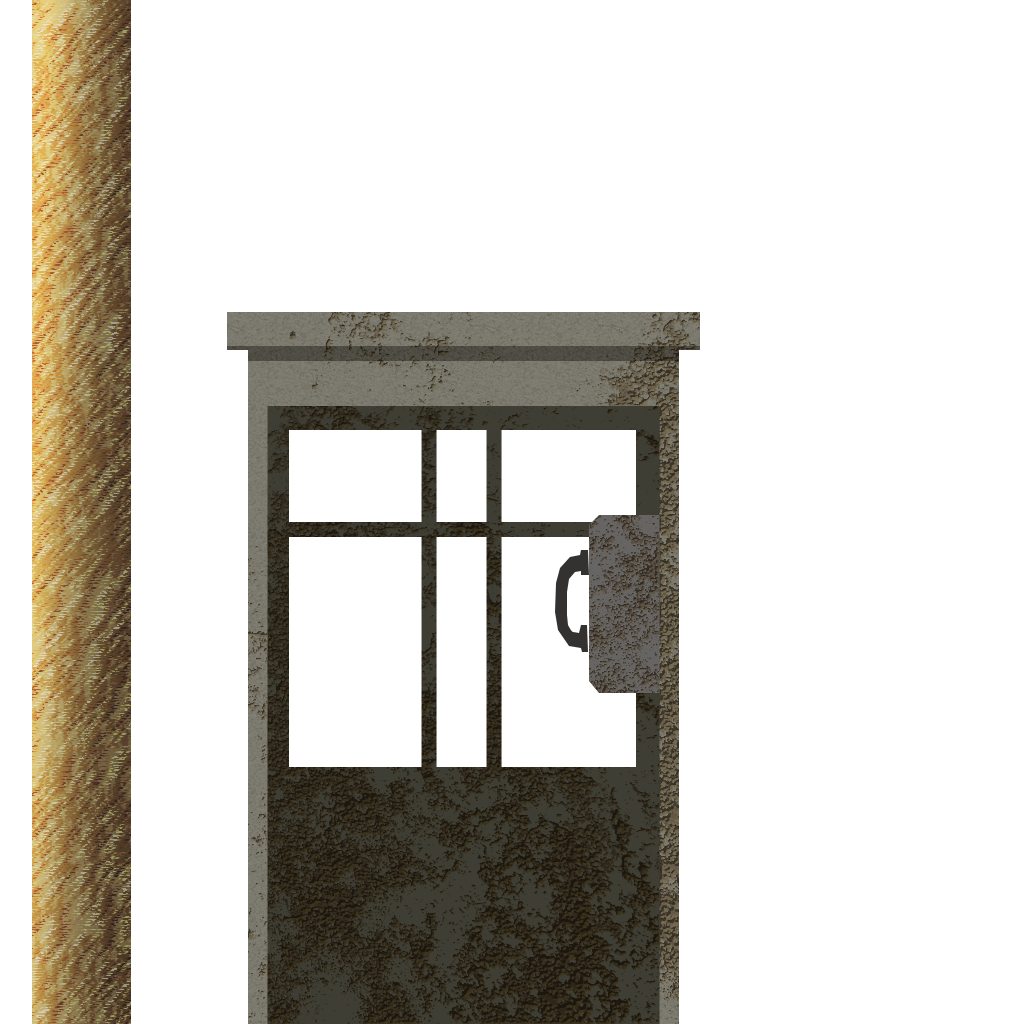
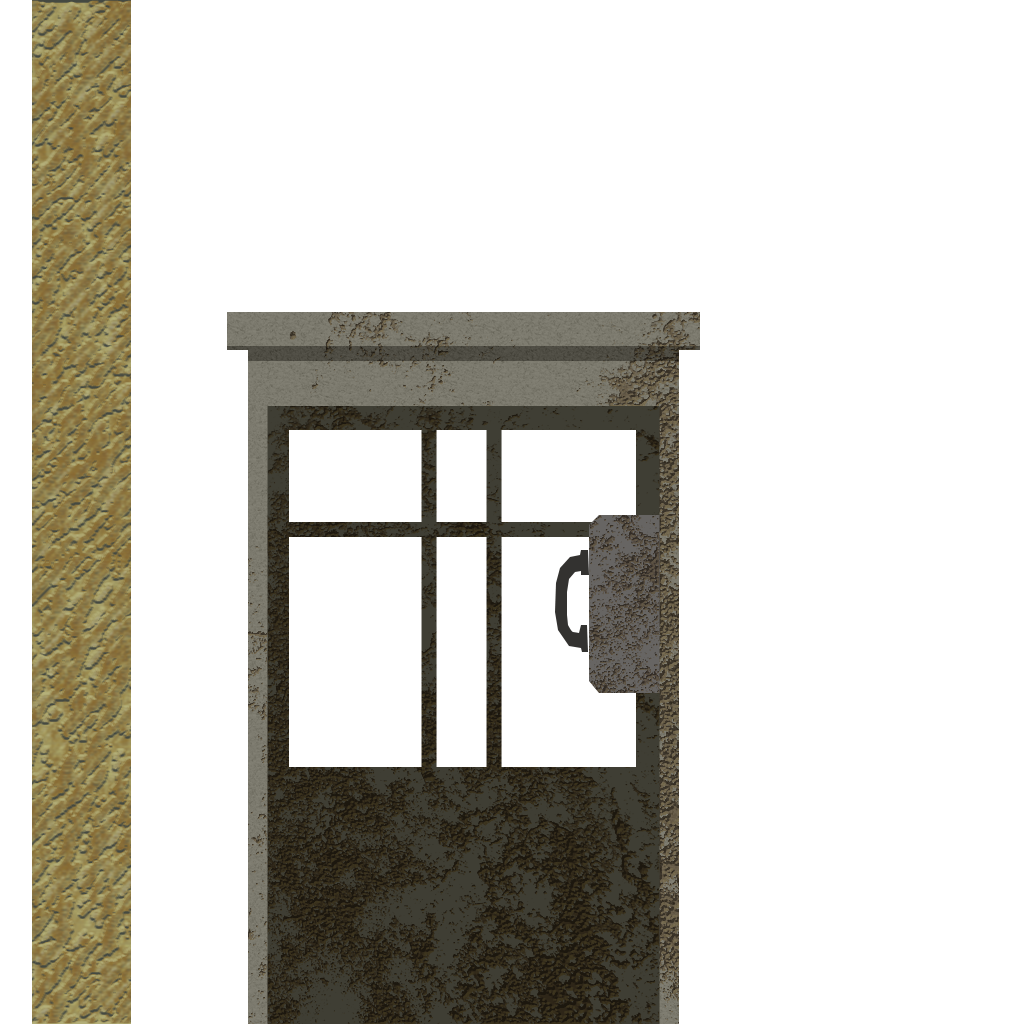
Layers edited between the first and the second 1024 × 1024 image:
painted on "Layer 1" over [32, 0, 131, 1024]
